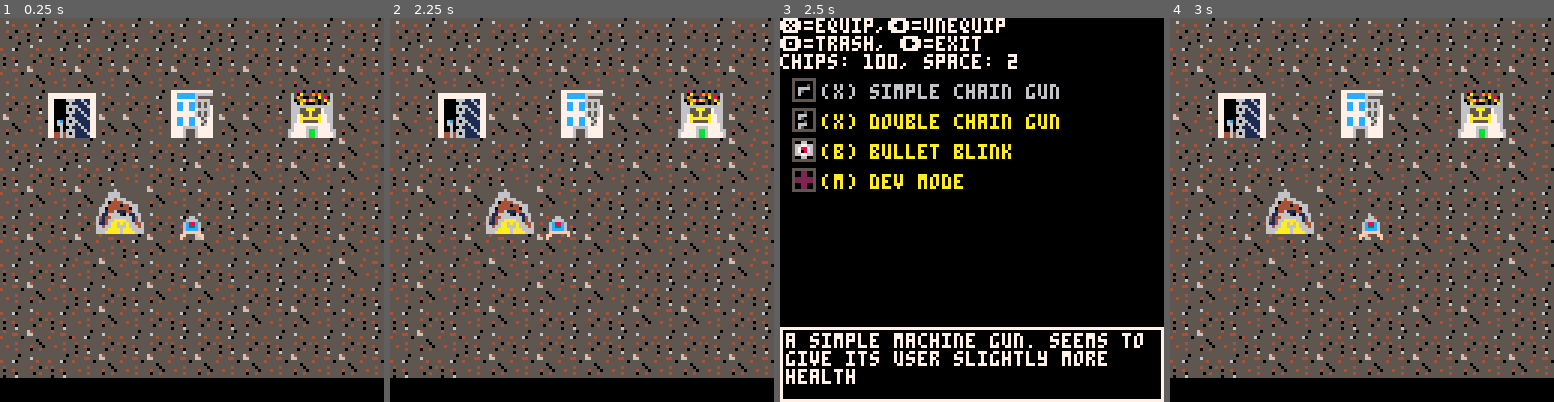
Above: before the commit, frames 1-4 (left to right).
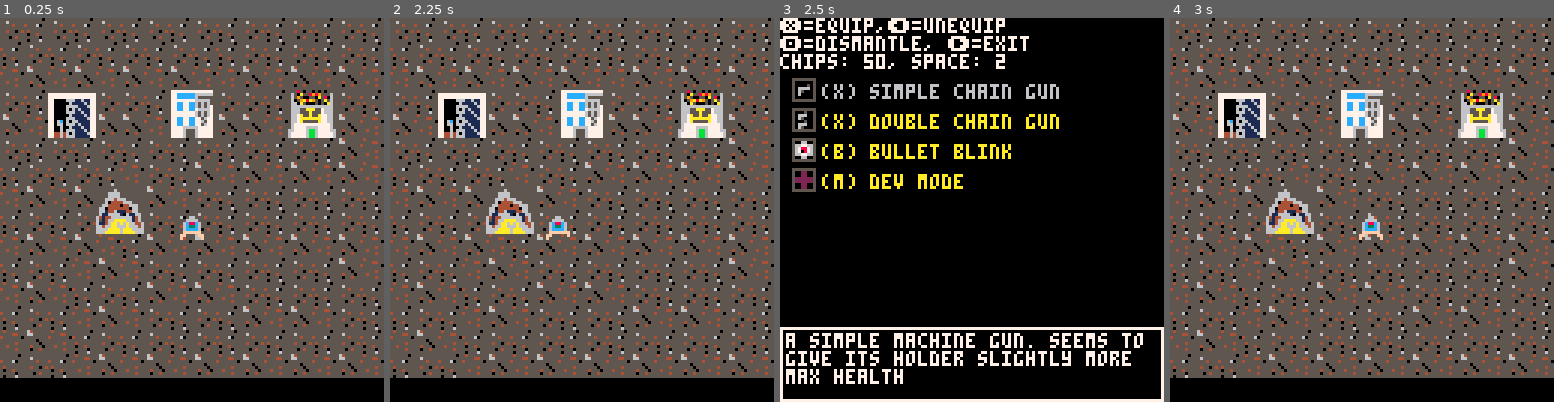
Above: after the commit, the same moments.

Repository: ash2q/escape_this
Game: PICO-8 cartridge escape_this.p8
Same seed, same stepped clock (60 frames per second), same inputs: the game is played once before the commit and once after it.
Inputs:
- Up to frame 1 (0.25 s): no input
- Up to frame 2 (2.25 s): tap O (Z key) at 0.33, 0.7, 1.43, 2.22 s; tap X (X key) at 1.07, 2.07 s; hold Left from 1.97 s (still down)
- Up to frame 3 (2.5 s): release Left at 2.37 s; tap X (X key) at 2.4 s; hold Down from 2.42 s (still down)
- Up to frame 4 (3 s): tap X (X key) at 2.73 s; release Down at 2.82 s; hold Right from 2.87 s (still down)

Frames 1-2 are identical in both runs. In frame 3, 2.7% of the frame differs, in the area x 2-92%, y 4-96%; in frame 4, nothing differs.

Commit message:
Now have basic shop functions

Diff:
--- a/escape_this.p8
+++ b/escape_this.p8
@@ -40,6 +40,14 @@
 in_prompt=false
 
 blink_spec={}
+
+common_trash_range=
+		{5,10,15,20}
+uncommon_trash_range=
+		{10,15,20,25,30}
+rare_trash_range=
+		{25,35,40,45,50}
+
 
 
 function init_boosts()
@@ -61,7 +69,9 @@
 "a powerful burst of magnetic\n"..
 "energy upon blinking",
 		pickup=nop,
-		drop=nop
+		drop=nop,
+		trash_range=rare_trash_range,
+		base_cost=50
 	}
 	sb_boost={
  	spec=nil,
@@ -84,29 +94,42 @@
 --upgrades
 modules={}
 
-function do_dev_mode()
-	printh("equipped dev mode")
-	sb_currency+=100
-end
-function undo_dev_mode()
-	printh("unequipped dev mode")
-	sb_currency-=100
-end
+
 
 dev_mode_mod={}
+radiator_mod={}
+
 function init_modules()
 	dev_mode_mod={
 		name="(m) dev mode",
 		desc=
 "there seems to be a bug stuck\n"..
 "in the electronics. best to\n"..
-"discard it",
+"dismantle it",
 		lbl=52,
 		do_effect=do_dev_mode,
 		undo_effect=undo_dev_mode,
 		pickup=pickup_module,
 		drop=drop_module,
-		stype=item_type.module
+		stype=item_type.module,
+		trash_range=rare_trash_range,
+		base_cost=200
+	}
+
+	radiator_mod={
+		name="(m) radiator",
+		desc=
+"an ancient cooling device. not\n"..
+"very efficient but better than\n"..
+"nothing. looks shiny",
+		lbl=52,
+		do_effect=do_radiator,
+		undo_effect=undo_radiator,
+		pickup=pickup_module,
+		drop=drop_module,
+		stype=item_type.module,
+		trash_range=uncommon_trash_range,
+		base_cost=60
 	}
 end
 
@@ -116,6 +139,22 @@
 
 function drop_module(m)
 	del(equipped_mods,m)
+end
+
+function do_dev_mode()
+	printh("equipped dev mode")
+	sb_currency+=50
+end
+function undo_dev_mode()
+	printh("unequipped dev mode")
+	sb_currency-=50
+end
+
+function do_radiator()
+	sb_cool+=5
+end
+function undo_radiator()
+	sb_cool-=5
 end
 
 empty_gun={}
@@ -147,11 +186,18 @@
 		name="(x) simple chain gun",
 		desc=
 "a simple machine gun. seems to\n"..
-"give its user slightly more\n"..
-"health",
+"give its holder slightly more\n"..
+"max health",
 		stype=item_type.x_gun,
-		pickup=nop,
-		drop=nop
+		pickup=function(i)
+			sb_health+=20
+			sb_max_health+=20
+		end,
+		drop=function(i)
+			sb_max_health-=20
+		end,
+		trash_range=common_trash_range,
+		base_cost=40
 	}
 	double_chain_gun={
 		lbl=53,
@@ -170,7 +216,9 @@
 "fast, warms up even faster\n",
 		stype=item_type.x_gun,
 		pickup=nop,
-		drop=nop
+		drop=nop,
+		trash_range=uncommon_trash_range,
+		base_cost=80
 	}
 
 	--x is primary/fast
@@ -252,7 +300,7 @@
 function reset_sb()
 	sb_x=64.0
 	sb_y=70.0
-	sb_health=sb_max_health
+	--sb_health=sb_max_health
 	sb_heat=0.0
 	sb_heated=false
 	x_gun.heat=0
@@ -286,6 +334,8 @@
 	init_enemies()
 	init_boosts()
 	init_locations()
+	init_shops()
+	sb_health=sb_max_health
 	reset_sb()
 	equip(simple_chain_gun)
 	equip(double_chain_gun)
@@ -429,7 +479,8 @@
 	if extra_lives<0 then
 		color(7)
 		print("you could not escape this")
-		print("pockets: chips: "..sb_currency)
+		print("chips: "..sb_currency..
+				", pockets:")
 		y=12
 		y=print_pocket(y)
 		color(7)
@@ -480,7 +531,7 @@
 	cls()
 	color(7)
 	print("❎=equip,⬅️=unequip")
-	print("🅾️=trash, ➡️=exit")
+	print("🅾️=dismantle, ➡️=exit")
 	print("chips: "..sb_currency..
 		", space: "..
 		(sb_pocket_max-#sb_pocket))
@@ -549,20 +600,27 @@
 	--exit
 	if btn(1) and not inv_pressed
 		then
-		--is this a valid assumption?
-		current_mode=map_mode
-		in_prompt=false
+		if in_shop then
+			in_shop_inv=false
+			human_reset=false
+		else
+			current_mode=map_mode
+			in_prompt=false
+		end
+
 	end
 	--unequip
 	if btn(0) and not inv_pressed
 		then
 		inv_pressed=true
-		unequip_item(item)
+		unequip(item)
 	end
 	--dismantle
  if btn(4) and not inv_pressed
 		then
 		inv_pressed=true
+		dismantle(item)
+		inv_line=1
 	end
 	if btn()==0 then
 		inv_pressed=false
@@ -583,7 +641,7 @@
 
 function drop_item(a)
 	if
-			contains(pocket,a)
+			contains(sb_pocket,a)
 		then
 		a.drop()
 		del(sb_pocket, a)
@@ -593,6 +651,31 @@
 	return nil
 end
 
+function dismantle(a)
+	if equipped(a) then
+	 --can't dismantle unless unequipped
+		return
+	end
+	drop_item(a)
+	range=a.trash_range
+	reward=flr(rnd(range))
+	sb_currency+=reward
+	prompt_msg_fn=function()
+print("you dismantled "..
+sub(a.name,5).."\n"..
+"and got "..reward.." chips")
+end
+	goto_prompt(return_to_inv,
+			return_to_inv)
+end
+
+function return_to_inv()
+	if in_shop_inv then
+		current_mode=shop_mode
+	else
+		current_mode=inv_mode
+	end
+end
 
 function equipped(g)
 	return (x_gun.spec==g or
@@ -622,7 +705,7 @@
 	end
 end
 
-function unequip_item(g)
+function unequip(g)
 	stype=g.stype
 	if stype==item_type.x_gun then
 		--does nothing, can't unequip
@@ -642,7 +725,11 @@
 function print_pocket(y)
 	x=10
 	for i in all(sb_pocket) do
-		print_item(i,x,y,7)
+		if equipped(i) then
+			print_item(i,x,y,10)
+		else
+			print_item(i,x,y,6)
+		end
 		y+=10
 	end
 	return y
@@ -1521,6 +1608,7 @@
 locations={}
 reactor_loc=nil
 home_loc=nil
+mechanic_loc=nil
 
 
 function init_locations()
@@ -1536,6 +1624,13 @@
 		msg=
 			"enter home? (❎ for yes)"
 	}
+	mechanic_loc={
+		launches=enter_mechanic,
+		cancel=back_to_map,
+		msg=
+			"enter shop? (❎ for yes)"
+	}
+
 end
 
 function enter_home()
@@ -1561,6 +1657,8 @@
 		reactor_loc)
 	add_map_loc(4*8,7*8,
 		home_loc)
+	add_map_loc(2*8,3*8,
+		mechanic_loc)
 end
 
 function check_col(x1,y1,w1,h1,
@@ -1639,9 +1737,146 @@
 	back_to_map()
 end
 
+function init_shops()
+	mechanic_pocket={
+		radiator_mod,
+		simple_chain_gun
+	}
+
+end
+
+function enter_mechanic()
+	reset_sb()
+	human_reset=false
+	shop_msg=
+"the mechanic bot watches you"
+	shop_pocket=mechanic_pocket
+	in_prompt=false
+	current_mode=shop_mode
+end
+
+mechanic_pocket={}
+vending_pockets={}
 shop_pocket={}
+in_shop=false
+in_shop_inv=false
+shop_line=1
+shop_cost_mul=1.0
+shop_msg=nil
+shop_pressed=false
 function shop_mode()
-
+	assert(#shop_pocket>0)
+	cls()
+	in_shop=true
+	if in_shop_inv then
+		inv_mode()
+		return
+	end
+	color(7)
+	space=sb_pocket_max-#sb_pocket
+	print(shop_msg)
+	print("❎=buy,🅾️=inventory")
+	print("➡️=exit")
+	print("chips: "..sb_currency..
+		", space: "..
+		space)
+	--offset includes
+	--item icon and arrow
+	x=14
+	y=24
+	lines={}
+	for g in all(shop_pocket) do
+		c=7
+		add(lines,{
+			y=y,
+			i=g
+		})
+		cost=shop_cost(g.base_cost)
+		if cost>sb_currency then
+			c=8
+		end
+		if contains(sb_pocket,g) then
+			c=5
+		end
+		print_shop_item(g,x,y,cost,c)
+		y+=10
+	end
+	rect(0,103,127,127,7)
+	item=lines[shop_line].i
+	print(item.desc,2,105,7)
+	shop_navigate(lines)
+	in_shop=false
+end
+
+function shop_cost(base)
+		cost=base*shop_cost_mul
+		return cost
+end
+
+function shop_navigate(lines)
+	if btn()==0 then
+		human_reset=true
+	end
+	if not human_reset then
+		return
+	end
+	item=lines[shop_line].i
+	--draw pointer
+	spr(49,0,lines[shop_line].y)
+
+	--down
+	if btn(3) and not shop_pressed
+		then
+		shop_pressed=true
+		shop_line+=1
+		if shop_line>#lines then
+			shop_line=1
+		end
+	end
+		--up
+	if btn(2) and not shop_pressed
+		then
+		shop_pressed=true
+		shop_line-=1
+		if shop_line<1 then
+			shop_line=#lines
+		end
+	end
+	--buy
+	if btn(5) and not shop_pressed
+		then
+		shop_pressed=true
+		sb_currency-=shop_cost(
+				item.base_cost)
+		pickup_item(item)
+	end
+	--inventory
+	if btn(4) and not shop_pressed
+		then
+		shop_pressed=true
+		human_reset=false
+		in_shop_inv=true
+	end
+	--exit
+	if btn(1) and not shop_pressed
+		then
+		shop_pressed=true
+		current_mode=map_mode
+		in_prompt=false
+		shop_pocket={}
+	end
+	if btn()==0 then
+		shop_pressed=false
+	end
+end
+
+
+
+function print_shop_item(g,x,y,cost,c)
+		print("["..cost.."] ",x,y+2,10)
+		print(g.name,x+16,y+2,c)
+		spr(g.lbl, x-10,y)
+		y+=8
 end
 __gfx__
 0007700000000000000000000000000000000000000000000cccccc0000009000090000090077009555555555555555555555555006666000066660000555500
